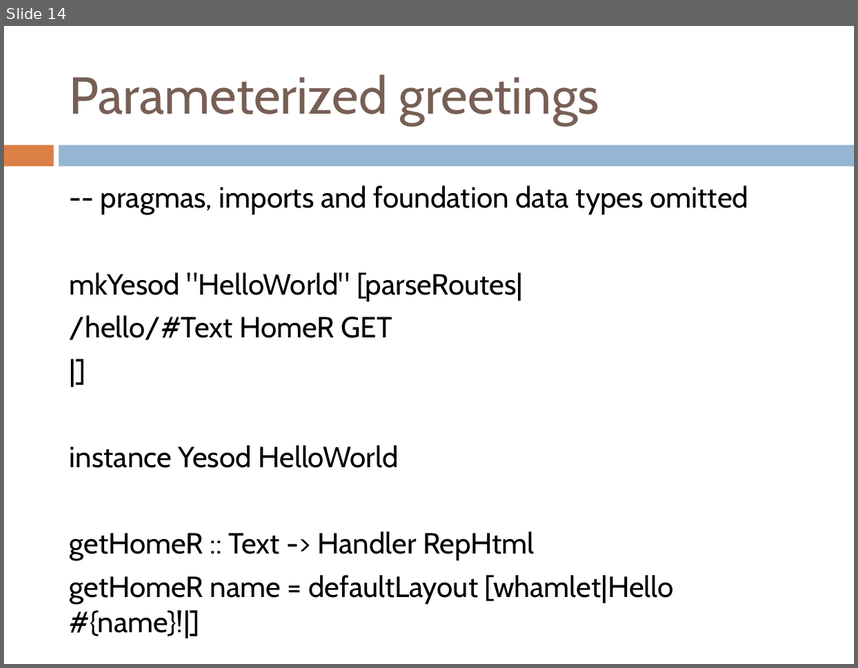
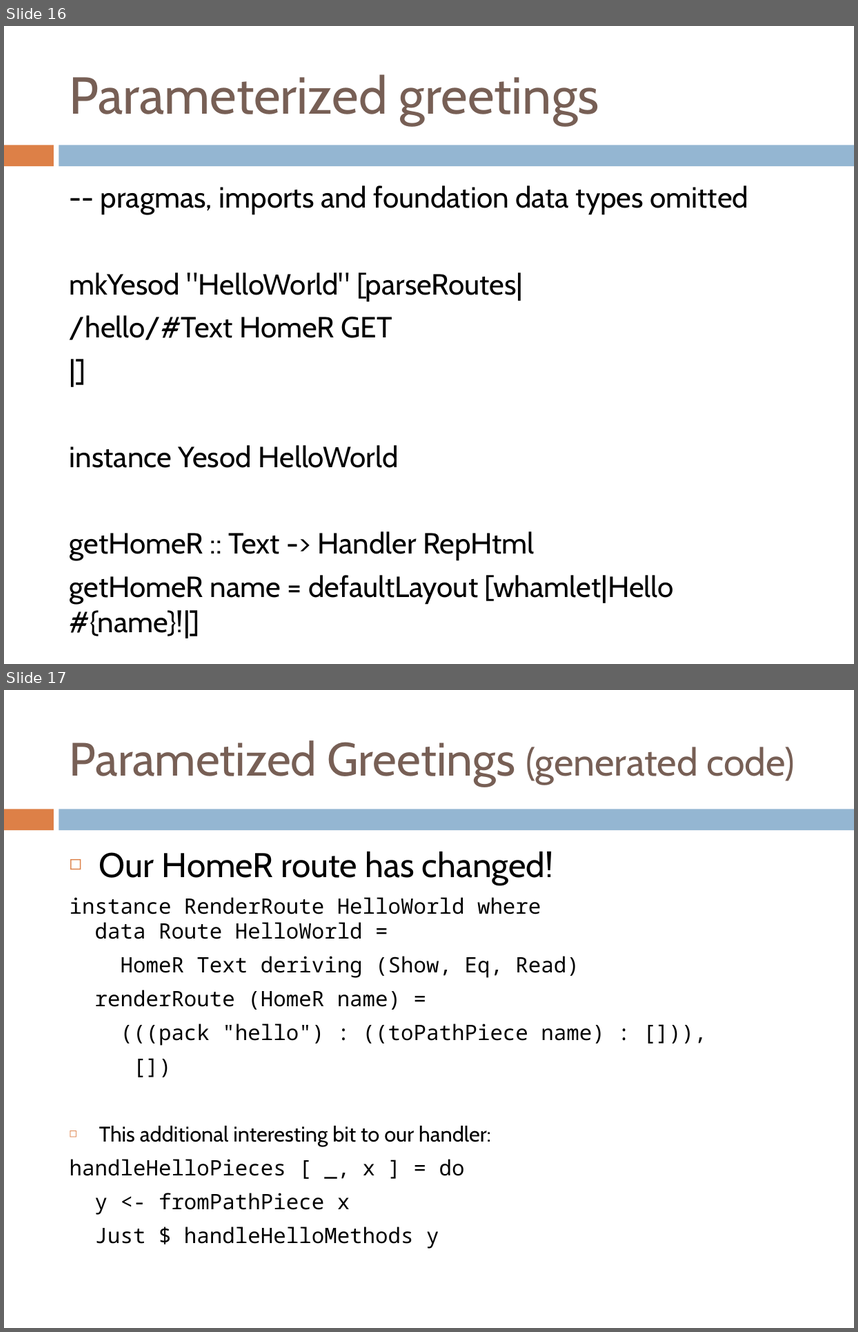
Before and after one commit to benkolera/talk-yesod, a slide deck: TypeSafeWebDevWithYesodAndHaskell.pptx. Shown one above the other, each under a label of ours: slide 14 before the commit, slides 16 and 17 after it. The pictures are 858x668 and 858x1332 pixels, drawn with LibreOffice and Linux fonts; fonts in the diff are those of the drawing. Boxes give left, top, right and bottom in pixels: in the first picture for what was removed or moved away, otherwise in the second. Text is boxed around its words. In the diff, an @@ line names an element or a change of style, - is before the commit and + after.

```diff
--- a/TypeSafeWebDevWithYesodAndHaskell.pptx
+++ b/TypeSafeWebDevWithYesodAndHaskell.pptx
@@ slide 17 added at [4, 690, 854, 1328], background #FFFFFF; not listed: 2 template elements that a slide beside it also shows @@
@@ title added at [70, 740, 794, 786], 39.6 pt, text #775F55 @@
+Parametized Greetings (generated code)
@@ text added at [70, 851, 604, 1248], 18 pt, text #000000 @@
+◻ Our HomeR route has changed!
+instance RenderRoute HelloWorld where
+data Route HelloWorld =
+HomeR Text deriving (Show, Eq, Read)
+renderRoute (HomeR name) =
+(((pack "hello") : ((toPathPiece name) : [])),
+[])
+◻ This additional interesting bit to our handler:
+handleHelloPieces [ _, x ] = do
+y <- fromPathPiece x
+Just $ handleHelloMethods y
@@ what was slide 14 is now slide 16 @@
```
Also in this commit, not shown: 2 slides changed, 11 other slides added, 2 other files.
